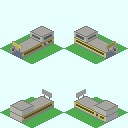
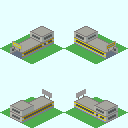
Two versions of the same layered image (128px x 128px). Layer-by-layer changes:
painted on "Subway_Station_Gateway_Single_S.png" over bbox(12, 108, 116, 120)
